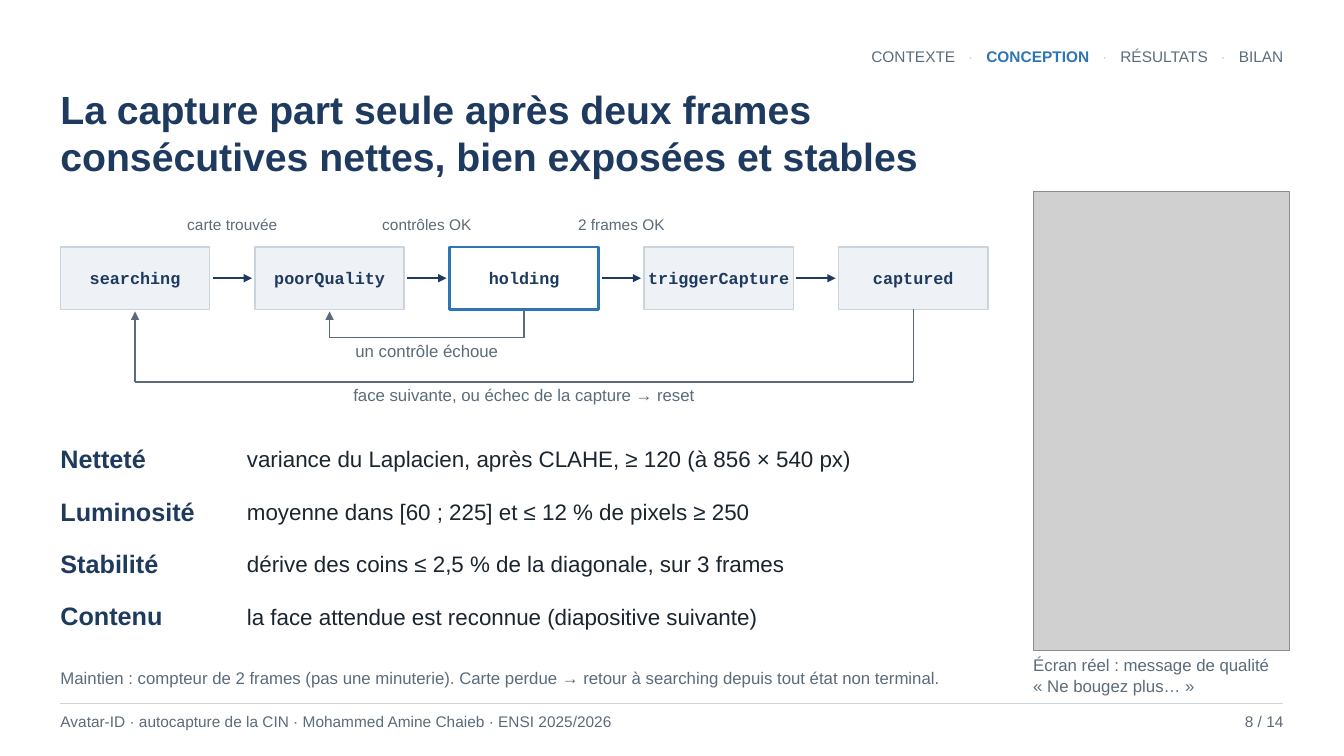
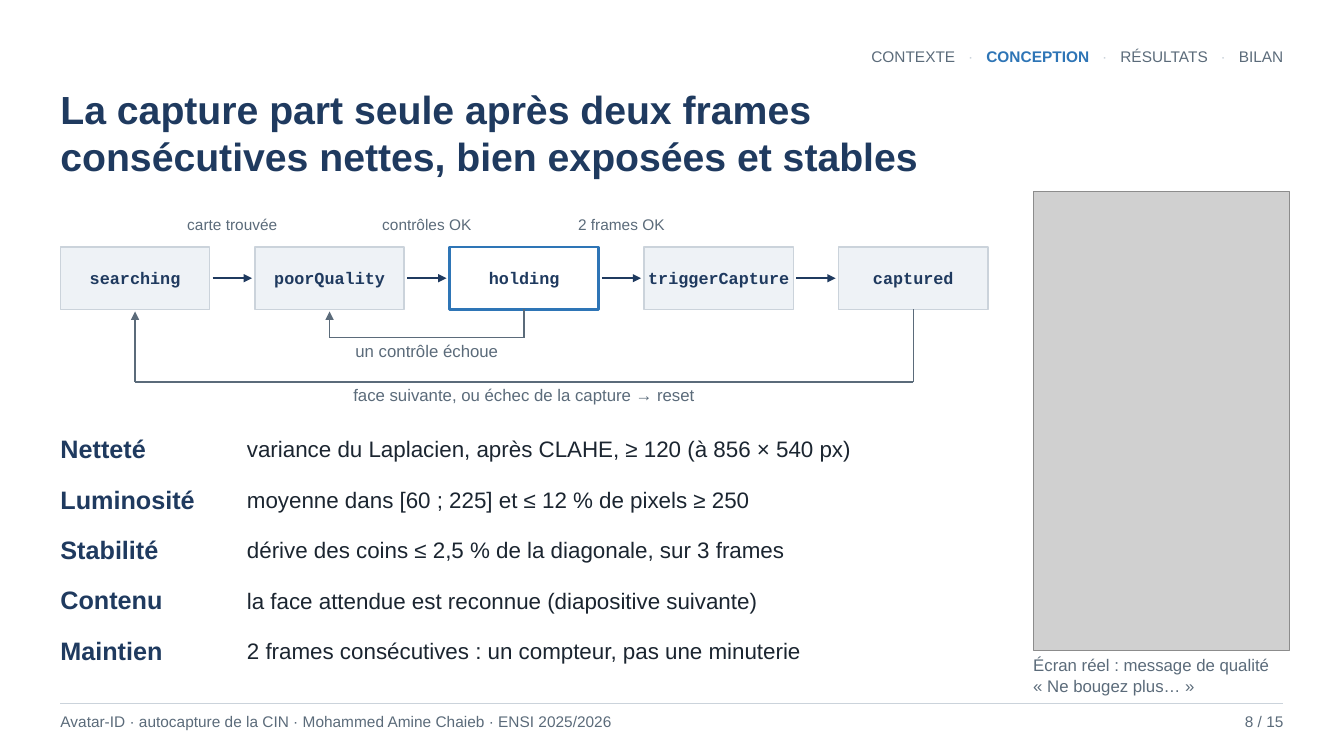
Before and after one commit to mohammedaminechaieb/detection_cin, a slide deck: slide 8 of Soutenance_Stage_ENSI_Final.pptx. Drawn at 1344x756 pixels with LibreOffice and Linux fonts; fonts in the diff are those of the drawing; grey boxes stand for pictures. Boxes give left, top, right and bottom in pixels: in the first picture for what was removed or moved away, otherwise in the second. Text is boxed around its words. In the diff, an @@ line names an element or a change of style, - is before the commit and + after.

```diff
--- a/Soutenance_Stage_ENSI_Final.pptx
+++ b/Soutenance_Stage_ENSI_Final.pptx
@@ 4 texts: place and size @@
-4 texts at (60, 449, 851, 525)
+4 texts at (60, 439, 851, 513)
@@ 4 texts: place and size @@
-4 texts at (60, 554, 784, 630)
+4 texts at (60, 540, 784, 614)
@@ text at (60, 641, 162, 661): text changed; size 12 to 18 pt; text colour #5B6B7A to #1F3A5F; bold on @@
-Maintien : compteur de 2 frames (pas une minuterie). Carte perdue → retour à searching depuis tout état non terminal.
+Maintien
@@ text added at (247, 642, 801, 664), 16 pt, text #1B2530 @@
+2 frames consécutives : un compteur, pas une minuterie
@@ text at (1245, 716, 1283, 727): text changed @@
-8 / 14
+8 / 15
```
Also in this commit, not shown: 13 other slides changed, 4 slides added, 3 slides removed, 3 other files.
